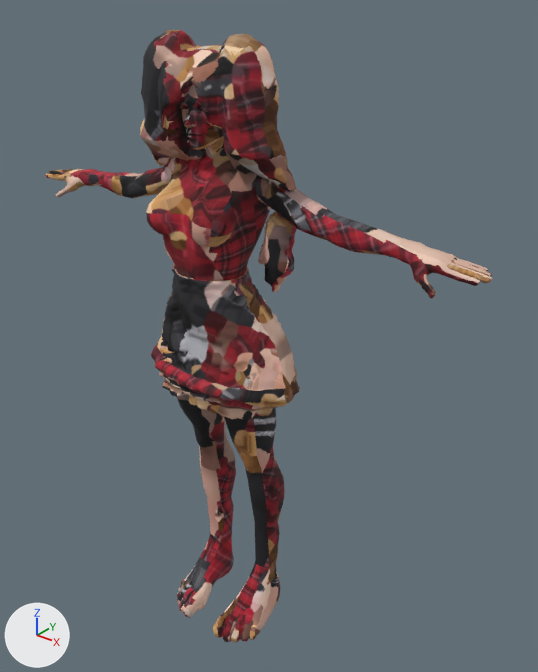
A saved change to the glTF model web/models/holo.glb.
One viewpoint serves both versions: a 50 mm lens placed at (1.259, -1.34, 1.88), pointed at (0.08, 0.134, 0.966). Arrows for +X, +Y and +Z are at lower left; the lights stay in place. The picture after the commit comes second. Vertices at exactly the same position are counted once.

Script lines for the objects in view, before the commit:
```python
me_body = bpy.data.meshes.new('Body')
me_body.from_pydata(...)  # 21071 vertices, 42122 faces; spans x -0.73..0.73, y -0.13..0.17, z 0.0..1.76
me_body.materials.append(mat_body)  # picture img_image_0
ob_body = bpy.data.objects.new('Body', me_body)
ob_body.location = (0.0, 0.0, 0.0)
```
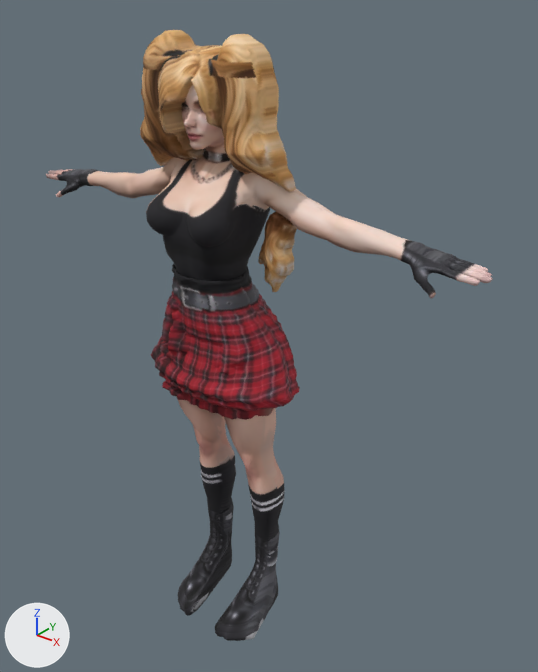
Boxes (x1, y1, x2, y2) around the edits, measured in the pictures (538 x 672 px; the box of a moved part takes in the faces that stretch with it):
'Body', reshaped
    before: (46, 30, 493, 642)
    after: (46, 30, 493, 641)
part 1 of me_body, moved or reshaped
    before: (177, 526, 280, 642)
    after: (178, 526, 278, 641)
part 2 of me_body, moved or reshaped
    both: (182, 85, 215, 156)
part 3 of me_body, moved or reshaped
    before: (326, 238, 493, 295)
    after: (326, 238, 490, 297)
part 4 of me_body, surface changed
    both: (46, 30, 492, 636)

The change, as a list of edits to the scene's bpy script:
```text
Change me_body:
    where me_body.from_pydata(...)  # 21071 vertices, 42122 faces; spans x -0.73..0.73, y -0.13..0.17, z 0.0..1.76
    used by ob_body; location = (0.0, 0.0, 0.0)
    me_body part 1: 266 vertices moved from x -0.15..0.17, y -0.13..0.13, z 0.0..0.21 to x -0.15..0.17, y -0.13..0.12, z 0.0..0.21; 147 vertices removed from x -0.15..0.18, y -0.13..0.12, z 0.0..0.2; 147 vertices added at x -0.15..0.17, y -0.12..0.11, z 0.01..0.21
    me_body part 2: 138 vertices moved within x -0.13..0.06, y -0.09..0.09, z 1.37..1.67
    me_body part 3: 88 vertices moved within x 0.33..0.73, y -0.01..0.09, z 1.28..1.36
    me_body part 4: 39284 kept faces spanning x -0.73..0.73, y -0.13..0.17, z 0.0..1.76 get new texture (UV) coordinates
```
